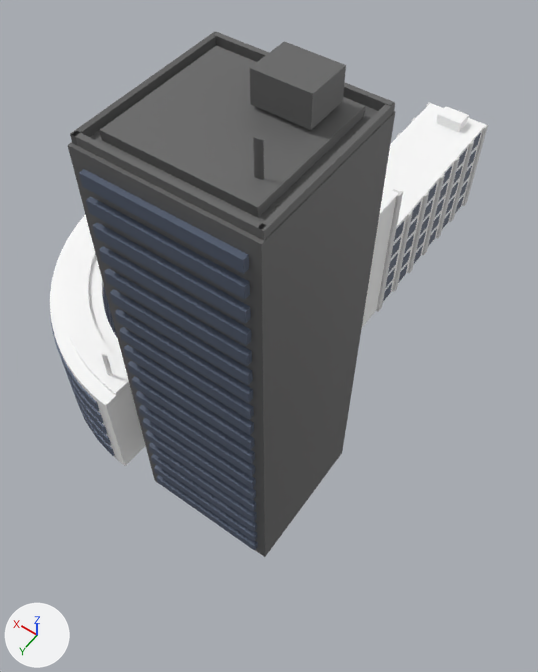
The Blender file run/material/build3.blend: old version first, new version second.
Before and after are seen from a 50 mm camera at (-3.96, 5.66, 11.96) aimed at (0.62, -0.76, 1.88). The axes (+X, +Y, +Z) are drawn at lower left. The lights are the same throughout.

Objects in the first picture: '立方体', '立方体.003', '立方体.004', '立方体.005', '立方体.006', '立方体.008', '立方体.009', '立方体.010', '立方体.011', '立方体.013', '立方体.020', '立方体.022'.
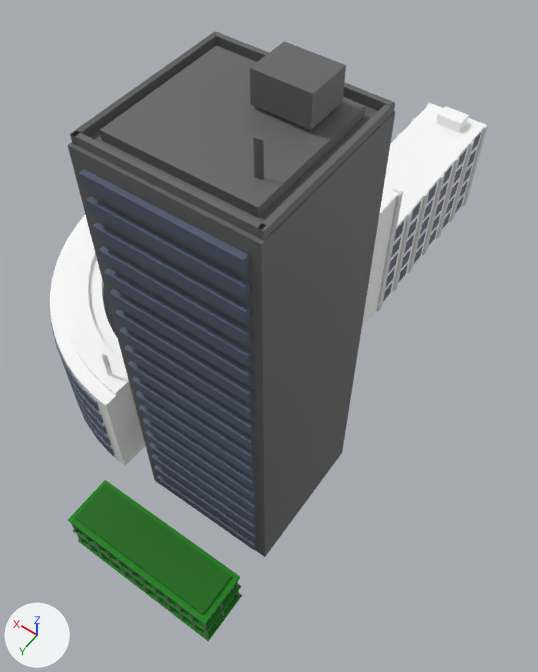
The change, as a diff of the scene's bpy script:
```diff
--- a/run/material/build3.blend.py
+++ b/run/material/build3.blend.py
@@ mat_マテリアル_032 @@
+mat_マテリアル_032 = principled_material('マテリアル.032')
+mat_マテリアル_032.base_color = (0.0931, 0.117, 0.175)  # dark blue #566074
+mat_マテリアル_032.alpha = 0.2
@@ mat_マテリアル_031 @@
+mat_マテリアル_031 = principled_material('マテリアル.031')
+mat_マテリアル_031.base_color = (0.0931, 0.117, 0.175)  # dark blue #566074
+mat_マテリアル_031.alpha = 0.2
@@ mat_マテリアル_030 @@
+mat_マテリアル_030 = principled_material('マテリアル.030')
+mat_マテリアル_030.base_color = (0.17, 0.17, 0.17)  # grey #737373
@@ mat_マテリアル_029 @@
+mat_マテリアル_029 = principled_material('マテリアル.029')
+mat_マテリアル_029.base_color = (0.00433, 0.143, 0.00123)  # dark green #0e6a04
+mat_マテリアル_029.roughness = 0.793
@@ mat_マテリアル_028 @@
+mat_マテリアル_028 = principled_material('マテリアル.028')
+mat_マテリアル_028.base_color = (0.00561, 0.223, 0.00152)  # green #118205
+mat_マテリアル_028.roughness = 0.793
@@ me_立方体_030 @@
+me_立方体_030.from_pydata(...)  # a box spanning x -0.01..0.01, y -0.19..0.19, z -0.09..0.09; a box spanning x 2.71..2.73, y -0.19..0.19, z -0.09..0.09
+me_立方体_030.materials.append(mat_マテリアル_032)  # dark blue #566074
@@ me_立方体_029 @@
+me_立方体_029.from_pydata(...)  # a box spanning x -0.007..0.007, y -0.192..0.192, z -0.093..0.093; a box spanning x 0.788..0.802, y -0.192..0.192, z -0.093..0.093
+me_立方体_029.materials.append(mat_マテリアル_031)  # dark blue #566074
@@ me_立方体_028 @@
+me_立方体_028.from_pydata(...)  # 288 vertices, 216 faces; spans x -0.03..4.6, y -0.61..0.01, z -0.24..0.24
+me_立方体_028.materials.append(mat_マテリアル_030)  # grey #737373
@@ me_立方体_027 @@
+me_立方体_027.from_pydata(...)  # a box spanning x -1.42..1.42, y -0.4..0.4, z -0.2..0.2
+me_立方体_027.materials.append(mat_マテリアル_029)  # dark green #0e6a04
@@ me_立方体_026 @@
+me_立方体_026.from_pydata(...)  # a box spanning x -1.42..1.42, y -0.4..0.4, z -0.2..0.2; a box spanning x -1.42..1.42, y -0.4..0.4, z 3.6..4.0; a box spanning x -1.42..1.42, y -0.4..0.4, z 7.39..7.79
+me_立方体_026.materials.append(mat_マテリアル_028)  # green #118205
@@ ob_立方体_030 @@
+ob_立方体_030 = bpy.data.objects.new('立方体.030', me_立方体_030)
+ob_立方体_030.location = (-1.11, 2.96, 0.18)
+ob_立方体_030.scale = (1.0, 2.04, 4.5)
@@ ob_立方体_029 @@
+ob_立方体_029 = bpy.data.objects.new('立方体.029', me_立方体_029)
+ob_立方体_029.location = (0.23, 2.56, 0.18)
+ob_立方体_029.rotation_euler = (0.0, 0.0, 1.571)  # degrees (0, 0, 90)
+ob_立方体_029.scale = (1.0, 7.03, 4.5)
@@ ob_立方体_028 @@
+ob_立方体_028 = bpy.data.objects.new('立方体.028', me_立方体_028)
+ob_立方体_028.location = (-1.12, 3.36, 0.18)
+ob_立方体_028.scale = (0.597, 1.35, 1.63)
@@ ob_立方体_027 @@
+ob_立方体_027 = bpy.data.objects.new('立方体.027', me_立方体_027)
+ob_立方体_027.location = (0.25, 2.95, 0.63)
+ob_立方体_027.scale = (0.932, 0.888, 0.108)
@@ ob_立方体_026 @@
+ob_立方体_026 = bpy.data.objects.new('立方体.026', me_立方体_026)
+ob_立方体_026.location = (0.24, 2.96, -0.24)
+ob_立方体_026.scale = (1.0, 1.11, 0.108)
```

Boxes [x1, y1, x2, y2] around the edits, measured in the pictures (538 x 672 px):
'立方体.027', added (green): after [75, 485, 232, 615]
'立方体.026', added (green): after [68, 480, 242, 641]
'立方体.029', added: after [76, 528, 204, 634]
'立方体.028', added: after [72, 525, 239, 638]
'立方体.030', added: after [206, 586, 236, 634]
